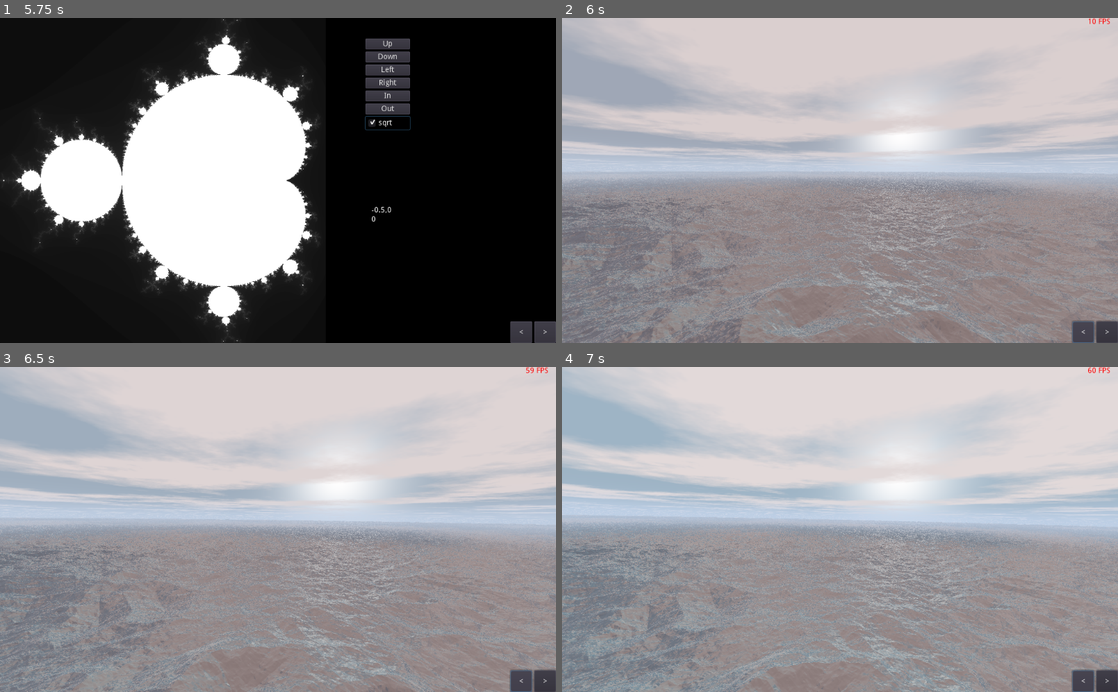
Above: before the commit, frames 1-4 (two rows, left to right).
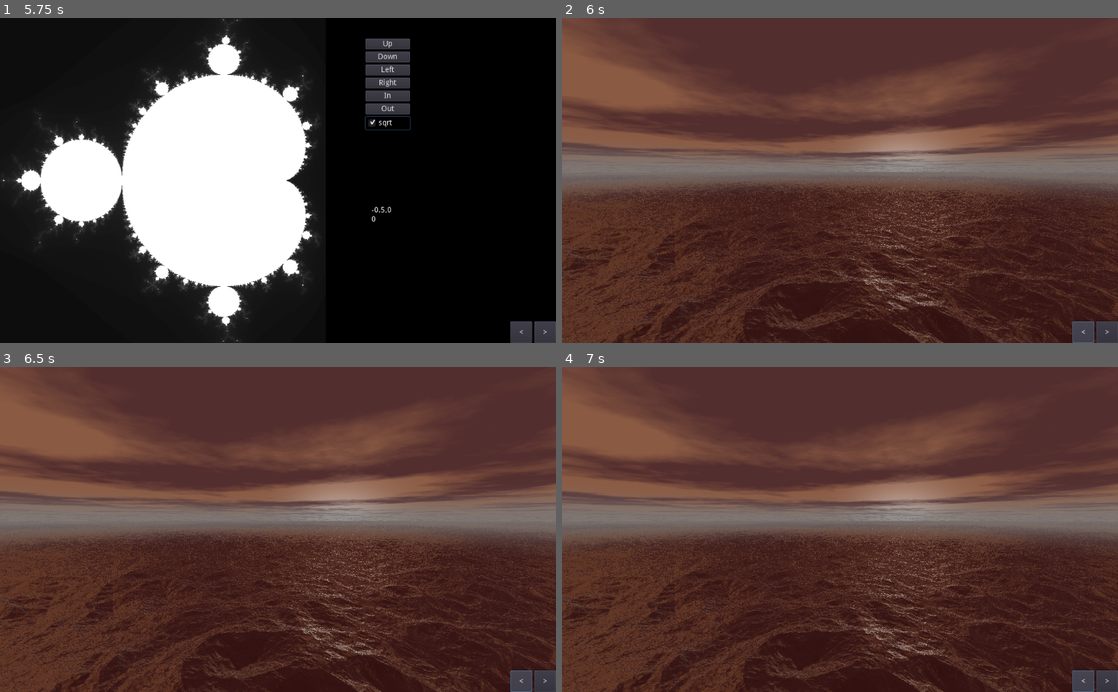
Above: after the commit, the same moments.

Repository: Castux/code-club
Game: Godot game, scene res://Root.tscn
Two runs of this game, one before a commit and one after it. Both use one fixed random seed, a clock stepped at 60 frames per second and the inputs below.
Inputs:
- Up to frame 1 (5.75 s): click "Up" at 0.5 s; click "Down" at 1.25 s; click "Left" at 2 s; click "Right" at 2.75 s; click "In" at 3.5 s; click "Out" at 4.25 s; click "sqrt" at 5 s
- Up to frame 2 (6 s): click "<" at 5.75 s
- Up to frame 3 (6.5 s): no input
- Up to frame 4 (7 s): hold D from 6.53 s (still down)

Frame 1 is identical in both runs. In frame 2, 99% of the frame differs, in the area x 0-100%, y 0-100%; in frame 3, 99%; in frame 4, 99%.

Commit message:
Added pause and some morning fixes

Diff:
--- a/shadertoys/Waves/Waves.gd
+++ b/shadertoys/Waves/Waves.gd
@@ -2,6 +2,8 @@
 extends Control
 
 var time = 0.0
+
+var pause = true
 
 export(float) var sunWidth;
 export(Color) var sunColor;
@@ -33,7 +35,7 @@
 
 func _process(delta):
 
-	if not Engine.editor_hint:
+	if not Engine.editor_hint and not pause:
 		time += delta
 
 	var pos = camera(time)
@@ -63,3 +65,10 @@
 func _input(ev):
 	if(Input.is_action_just_pressed("toggle_fullscreen")):
 		 OS.window_fullscreen = not OS.window_fullscreen
+
+	if(Input.is_action_just_pressed("pause")):
+		pause = not pause
+		if(pause):
+			$AnimationPlayer.stop(false)
+		else:
+			$AnimationPlayer.play("DayNight")
--- a/shadertoys/Waves/Waves.tscn
+++ b/shadertoys/Waves/Waves.tscn
@@ -14,15 +14,15 @@
 shader_param/camera = Vector3( 0, 79.2135, 0 )
 shader_param/cameraForward = Vector3( 0, 0, 1 )
 shader_param/cameraUp = Vector3( 0, 1, 0 )
-shader_param/sunDir = Vector3( 0, 0, 1 )
-shader_param/sunWidth = 46.2731
-shader_param/fogWidth = 0.08
+shader_param/sunDir = Vector3( 0, -0.1168, 1 )
+shader_param/sunWidth = 47.6744
+shader_param/fogWidth = 0.06496
 shader_param/fogAngle = 1.46
-shader_param/fogColor = Color( 0.827451, 0.827451, 0.827451, 0.647059 )
-shader_param/sunColor = Color( 1, 0.980392, 0.980392, 1 )
-shader_param/skyColor = Color( 0.635294, 0.498039, 0.498039, 1 )
+shader_param/fogColor = Color( 0.496471, 0.496471, 0.496471, 0.788235 )
+shader_param/sunColor = Color( 1, 0.977255, 0.955294, 1 )
+shader_param/skyColor = Color( 0.545882, 0.355294, 0.263529, 1 )
 shader_param/waterColor = Color( 0.0186157, 0.220939, 0.238281, 1 )
-shader_param/cloudColor = Color( 0.705882, 0.615686, 0.615686, 1 )
+shader_param/cloudColor = Color( 0.32549, 0.181961, 0.181961, 1 )
 
 [sub_resource type="Animation" id=2]
 resource_name = "DayNight"
@@ -99,7 +99,7 @@
 "times": PoolRealArray( 5, 15, 20, 30, 35, 90, 100 ),
 "transitions": PoolRealArray( 1, 1, 1, 1, 1, 1, 1 ),
 "update": 0,
-"values": [ Color( 0.607843, 0.890196, 1, 1 ), Color( 0.607843, 0.890196, 1, 1 ), Color( 0.827451, 0.0901961, 0.0901961, 1 ), Color( 0, 0, 0, 1 ), Color( 0, 0, 0, 1 ), Color( 0, 0, 0, 1 ), Color( 0.643137, 0.407843, 0.407843, 1 ) ]
+"values": [ Color( 0.607843, 0.890196, 1, 1 ), Color( 0.607843, 0.890196, 1, 1 ), Color( 0.827451, 0.0901961, 0.0901961, 1 ), Color( 0, 0, 0, 1 ), Color( 0, 0, 0, 1 ), Color( 0, 0, 0, 1 ), Color( 0.909804, 0.592157, 0.439216, 1 ) ]
 }
 tracks/6/type = "value"
 tracks/6/path = NodePath(".:cloudColor")
@@ -111,7 +111,7 @@
 "times": PoolRealArray( 5, 15, 20, 30, 35, 90, 100 ),
 "transitions": PoolRealArray( 1, 1, 1, 1, 1, 1, 1 ),
 "update": 0,
-"values": [ Color( 1, 1, 1, 1 ), Color( 1, 1, 1, 1 ), Color( 0.537255, 0.270588, 0.0313726, 1 ), Color( 0.231373, 0.231373, 0.231373, 1 ), Color( 0.231373, 0.231373, 0.231373, 1 ), Color( 0.231373, 0.231373, 0.231373, 1 ), Color( 0.705882, 0.615686, 0.615686, 1 ) ]
+"values": [ Color( 1, 1, 1, 1 ), Color( 1, 1, 1, 1 ), Color( 0.537255, 0.270588, 0.0313726, 1 ), Color( 0.231373, 0.231373, 0.231373, 1 ), Color( 0.231373, 0.231373, 0.231373, 1 ), Color( 0.231373, 0.231373, 0.231373, 1 ), Color( 0.388235, 0.14902, 0.14902, 1 ) ]
 }
 
 [sub_resource type="GDScript" id=3]
@@ -120,7 +120,7 @@
 var secPerFrame = 1.0
 var lastTime = 0.0
 
-var show = true
+var show = false
 
 func _ready():
 	lastTime = OS.get_ticks_msec() / 1000.0
@@ -152,16 +152,16 @@
 __meta__ = {
 "_edit_lock_": true
 }
-sunWidth = 46.2731
-sunColor = Color( 1, 0.980392, 0.980392, 1 )
-sunDir = Vector3( 0, 0, 1 )
-fogWidth = 0.08
-fogColor = Color( 0.827451, 0.827451, 0.827451, 0.647059 )
-skyColor = Color( 0.635294, 0.498039, 0.498039, 1 )
-cloudColor = Color( 0.705882, 0.615686, 0.615686, 1 )
+sunWidth = 47.6744
+sunColor = Color( 1, 0.977255, 0.955294, 1 )
+sunDir = Vector3( 0, -0.1168, 1 )
+fogWidth = 0.06496
+fogColor = Color( 0.496471, 0.496471, 0.496471, 0.788235 )
+skyColor = Color( 0.545882, 0.355294, 0.263529, 1 )
+cloudColor = Color( 0.32549, 0.181961, 0.181961, 1 )
 
 [node name="AnimationPlayer" type="AnimationPlayer" parent="."]
-autoplay = "DayNight"
+pause_mode = 1
 anims/DayNight = SubResource( 2 )
 
 [node name="FPSCounter" type="Label" parent="."]
--- a/shadertoys/project.godot
+++ b/shadertoys/project.godot
@@ -77,3 +77,8 @@
 "events": [ Object(InputEventKey,"resource_local_to_scene":false,"resource_name":"","device":0,"alt":false,"shift":false,"control":false,"meta":false,"command":false,"pressed":false,"scancode":70,"unicode":0,"echo":false,"script":null)
  ]
 }
+pause={
+"deadzone": 0.5,
+"events": [ Object(InputEventKey,"resource_local_to_scene":false,"resource_name":"","device":0,"alt":false,"shift":false,"control":false,"meta":false,"command":false,"pressed":false,"scancode":32,"unicode":0,"echo":false,"script":null)
+ ]
+}
